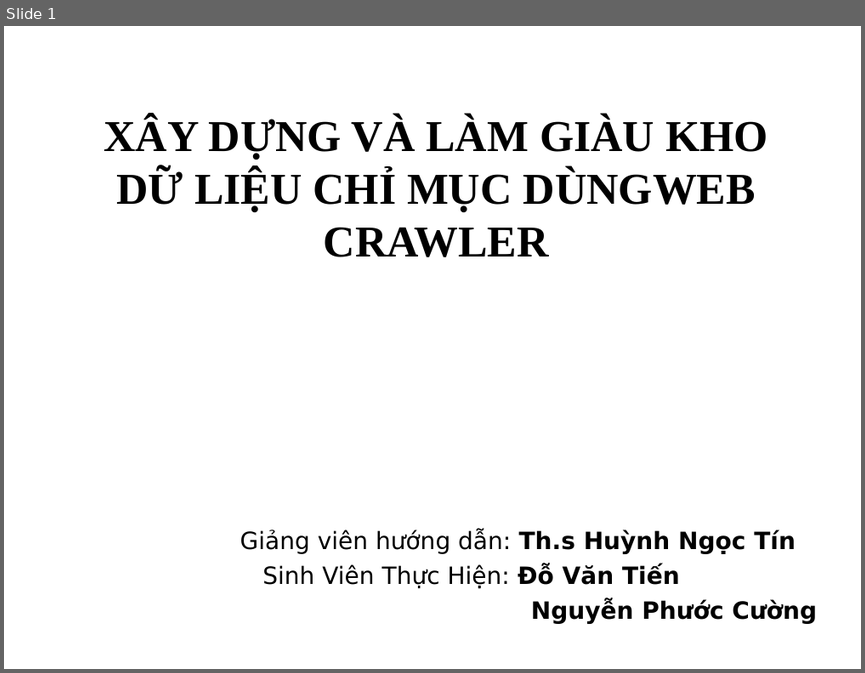
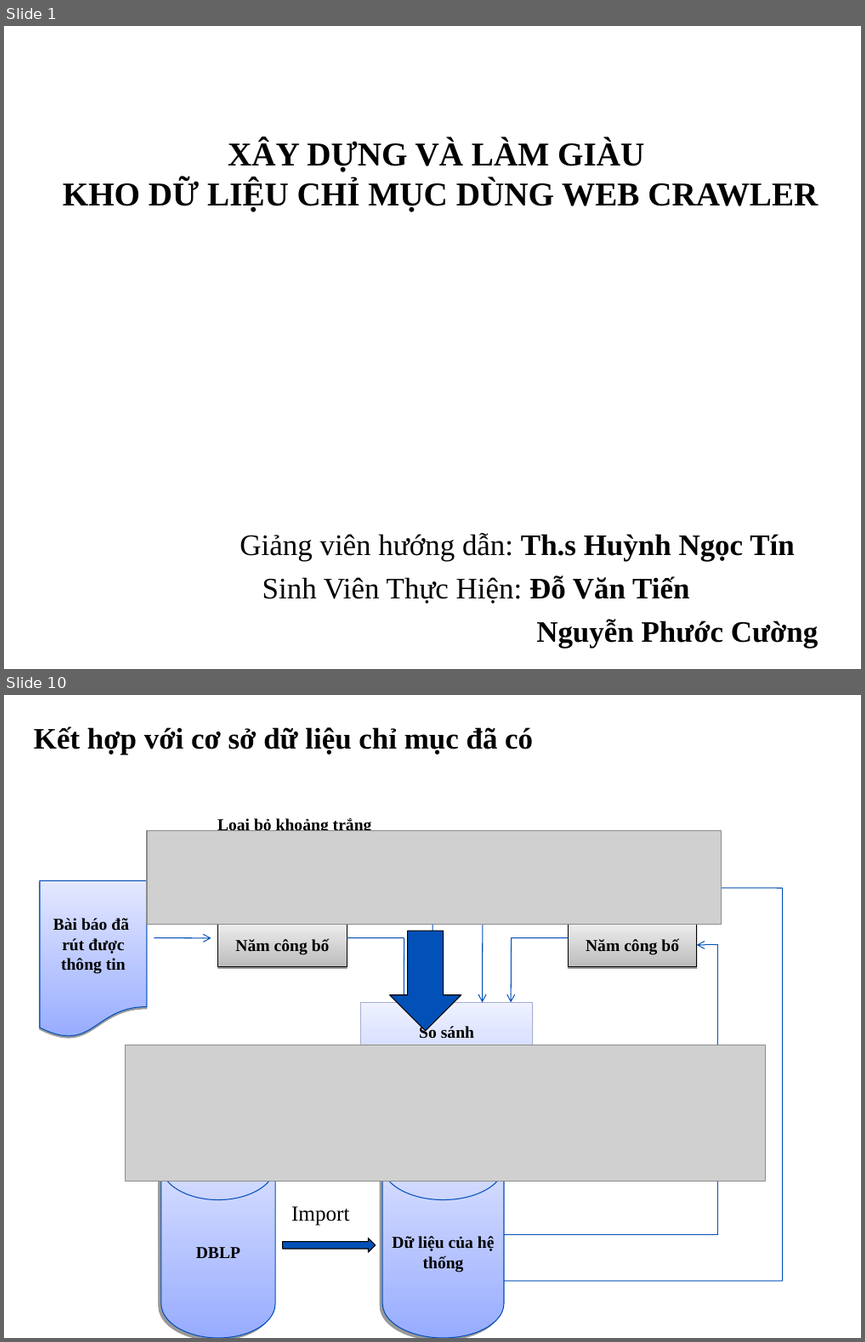
Before and after one commit to tiendv/detaitotnghiep, a slide deck: Report/Bao cao khoa luan/Trinh bay bao cao.ppt. Shown one above the other, each under a label of ours: slide 1 before the commit, slides 1 and 10 after it; the slides between them are not shown. The pictures are 865x673 and 865x1342 pixels, drawn with LibreOffice and Linux fonts; fonts in the diff are those of the drawing; grey boxes stand for pictures; background and template pictures are left out. Boxes give left, top, right and bottom in pixels: in the first picture for what was removed or moved away, otherwise in the second. Text is boxed around its words. In the diff, an @@ line names an element or a change of style, - is before the commit and + after.

```diff
--- a/Report/Bao cao khoa luan/Trinh bay bao cao.ppt
+++ b/Report/Bao cao khoa luan/Trinh bay bao cao.ppt
@@ slide 10 added at [4,695,861,1338], background #FFFFFF @@
@@ title added at [34,726,533,755], 25 pt, text #000000, bold @@
+Kết hợp với cơ sở dữ liệu chỉ mục đã có
@@ text added at [217,817,372,831], 14 pt, text #000000, bold @@
+Loại bỏ khoảng trắng
+và các ký tự đặc biệt
@@ picture added at [147,830,721,924] @@
@@ rectangle added at [218,867,347,909], fill #FFFFFF, outline #F9F9F9 0.74 pt, 14 pt, text #000000, bold @@
+titleSingnature
@@ rectangle added at [568,867,696,909], fill #FFFFFF, outline #F9F9F9 0.74 pt, 14 pt, text #000000, bold @@
+titleSingnature
@@ flow chart document added at [40,881,147,1038], fill gradient #98ACFF to #E3E8FF, outline #004EB8 0.74 pt, 14 pt, text #000000, bold @@
+Bài báo đã rút được thông tin
@@ arrow added from (432, 888) to (432, 1002), #004EB8 0.74 pt @@
@@ arrow added from (483, 888) to (482, 1003), #004EB8 0.74 pt @@
@@ arrow added from (782, 888) to (696, 888), #004EB8 0.74 pt @@
@@ line added from (782, 888) to (782, 1280), #004EB8 0.74 pt @@
@@ rectangle added at [218,924,347,967], fill gradient #BCBCBC to #EDEDED, outline #000000 0.74 pt, 14 pt, text #000000, bold @@
+Năm công bố
@@ rectangle added at [568,924,696,967], fill gradient #BCBCBC to #EDEDED, outline #000000 0.74 pt, 14 pt, text #000000, bold @@
+Năm công bố
@@ arrow added from (154, 937) to (211, 938), #004EB8 0.74 pt @@
@@ line added from (404, 937) to (347, 937), #004EB8 0.74 pt @@
@@ down arrow added at [390,930,460,1031], fill #0251B8, outline #000000 0.74 pt @@
@@ arrow added from (404, 937) to (404, 1002), #004EB8 0.74 pt @@
@@ elbow arrow added from (504, 1234) to (696, 945), #004EB8 0.74 pt @@
@@ arrow added from (511, 937) to (511, 1003), #004EB8 0.74 pt @@
@@ line added from (568, 937) to (511, 937), #004EB8 0.74 pt @@
@@ rectangle added at [361,1002,533,1081], fill gradient #C7D1FF to #EEF1FF, outline #A5AED4 0.74 pt, 14 pt, text #000000, bold @@
+So sánh
+Xử lý trùng lặp
@@ picture added at [126,1044,765,1180] @@
@@ cylinder added at [160,1130,275,1338], fill gradient #98ACFF to #E3E8FF, outline #004EB8 0.74 pt, 14 pt, text #000000, bold @@
+DBLP
@@ cylinder added at [383,1130,505,1338], fill gradient #98ACFF to #E3E8FF, outline #004EB8 0.74 pt, 14 pt, text #000000, bold @@
+Dữ liệu của hệ thống
@@ text added at [291,1206,349,1225], 18 pt, text #000000 @@
+Import
@@ right arrow added at [283,1237,375,1252], fill #0251B8, outline #000000 0.74 pt @@
@@ line added from (504, 1280) to (782, 1280), #004EB8 0.74 pt @@
@@ rectangle added at [4,1295,653,1321], fill #FFFFFF, outline #FFFFFF 0.74 pt @@
@@ slide 1 changed as well @@
@@ title at [63,139,817,211]: text changed; size 37 to 28 pt @@
-XÂY DỰNG VÀ LÀM GIÀU KHO DỮ LIỆU CHỈ MỤC DÙNGWEB CRAWLER
+XÂY DỰNG VÀ LÀM GIÀU
+KHO DỮ LIỆU CHỈ MỤC DÙNG WEB CRAWLER
@@ subtitle "Giảng viên hướng dẫn: Th.s ..." at [239,533,818,647]: size 20 to 25 pt, font DejaVu Sans to Times New Roman; more space between paragraphs @@
```
Also in this commit, not shown: 3 other slides changed, 13 other slides added, 17 slides removed.
